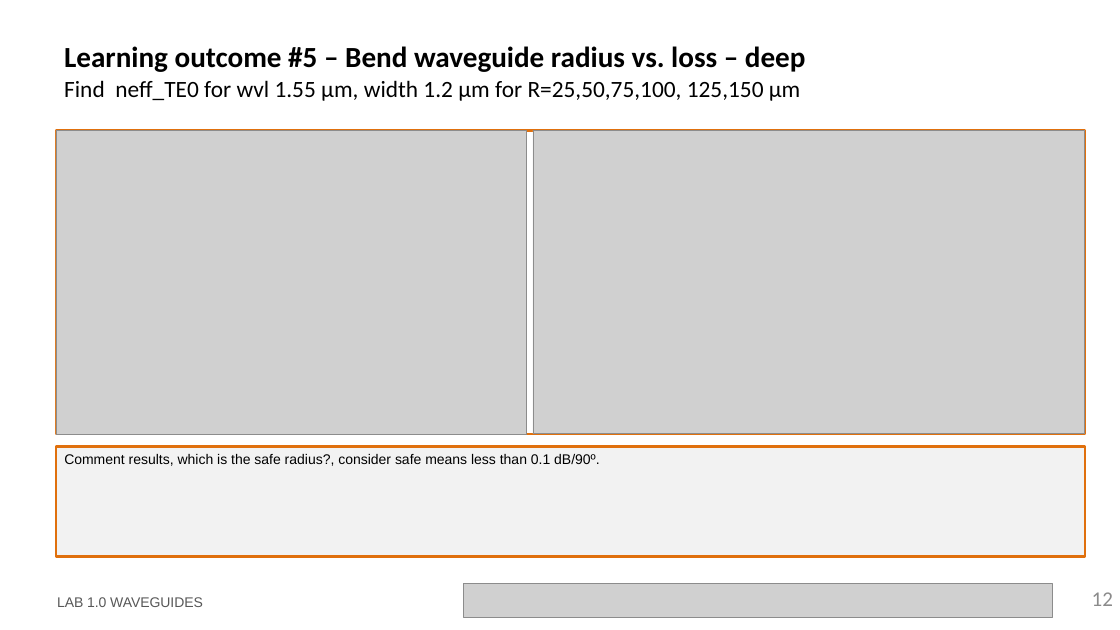
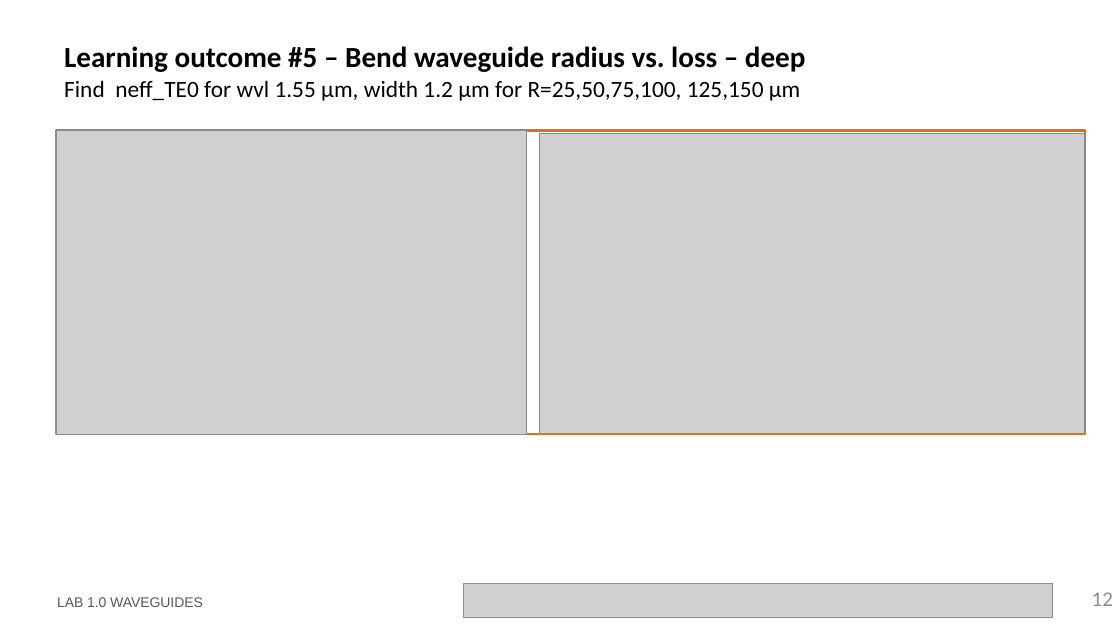
Before and after one commit to cccanvas-upv/cifoin-lab1, a slide deck: slide 12 of LabBook_10.pptx. Drawn at 1120x630 pixels with LibreOffice and Linux fonts; fonts in the diff are those of the drawing; grey boxes stand for pictures; background and template pictures are left out. Boxes give left, top, right and bottom in pixels: in the first picture for what was removed or moved away, otherwise in the second. Text is boxed around its words. In the diff, an @@ line names an element or a change of style, - is before the commit and + after.

```diff
--- a/LabBook_10.pptx
+++ b/LabBook_10.pptx
@@ picture: place and size @@
-picture at box(534, 130, 1086, 434)
+picture at box(539, 134, 1086, 434)
@@ rectangle removed at box(56, 447, 1086, 557) @@
-Comment results, which is the safe radius?, consider safe means less than 0.1 dB/90º.
```
Also in this commit, not shown: 1 other slide changed, 2 slides added, 2 other files.
